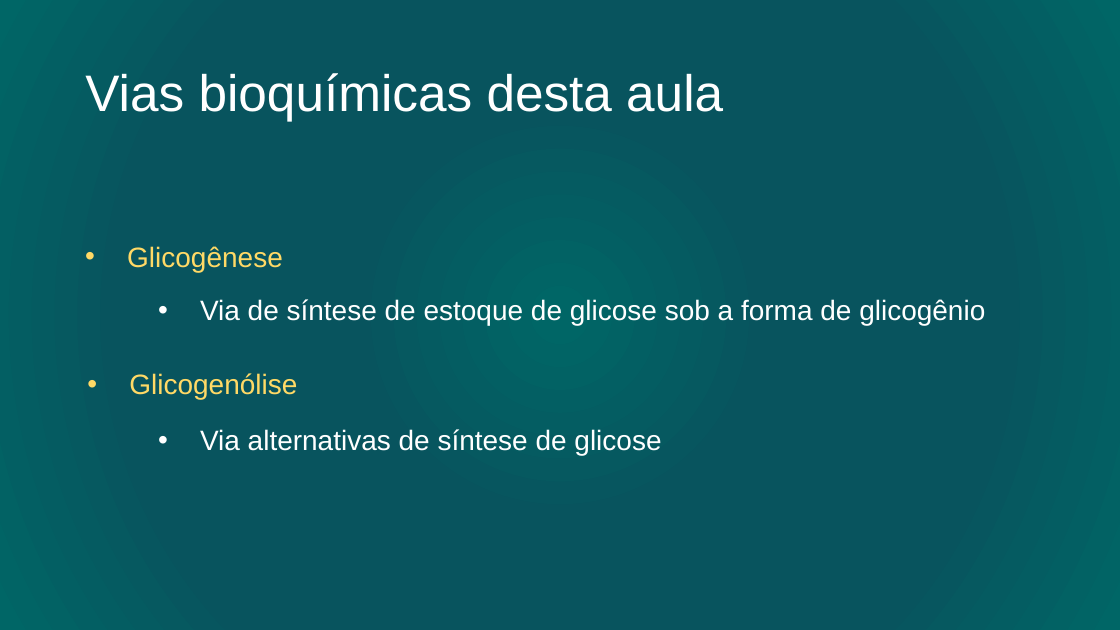
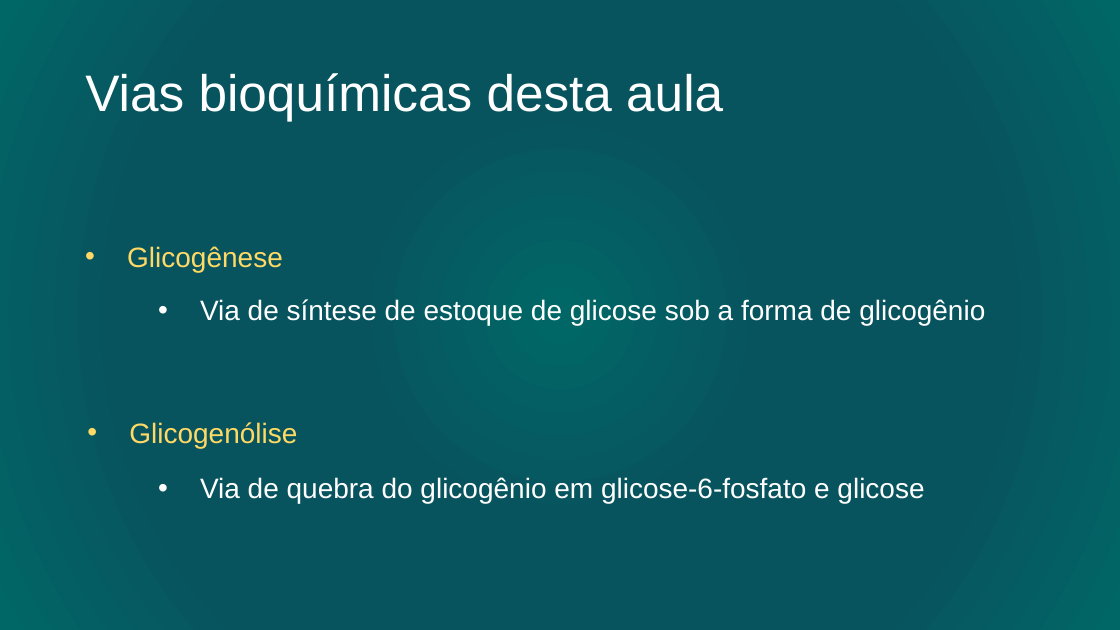
Before and after one commit to daniloasdotcom/Bioquimica-com-Danilo, a slide deck: slide 7 of static/aulas/metabolismo_glicogenio.pptx (slide 4 before the commit). Drawn at 1120x630 pixels with LibreOffice and Linux fonts; fonts in the diff are those of the drawing. Boxes give left, top, right and bottom in pixels: in the first picture for what was removed or moved away, otherwise in the second. Text is boxed around its words. In the diff, an @@ line names an element or a change of style, - is before the commit and + after.

```diff
--- a/static/aulas/metabolismo_glicogenio.pptx
+++ b/static/aulas/metabolismo_glicogenio.pptx
@@ text "Glicogenólise": place and size @@
-text "Glicogenólise" at [129,373,297,400]
+text "Glicogenólise" at [129,422,297,448]
@@ text at [200,477,924,503]: text changed @@
-• Via alternativas de síntese de glicose
+• Via de quebra do glicogênio em glicose-6-fosfato e glicose
```
Also in this commit, not shown: 4 other slides changed, 12 slides added.
